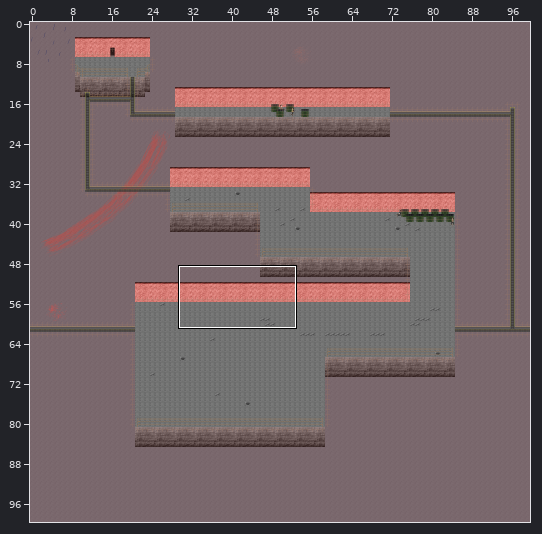
Two versions of a level (Tiled map, res/maps/balcony4.tmx). Above, an overview of the earlier version with the close-up marked.
Close-up. Before the commit:
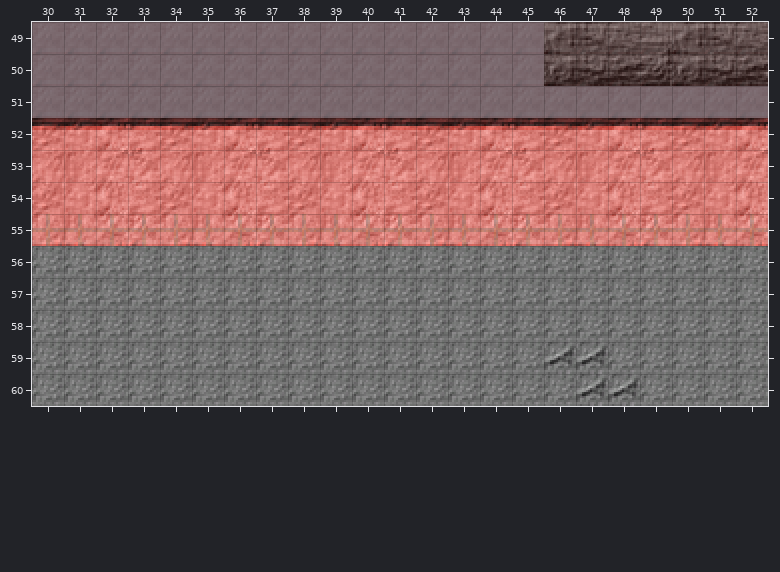
Cells are 16x16 px. Shown: x 30..52, y 49..60. The commit also changed other parts of the map, which this record leaves out.
After the commit:
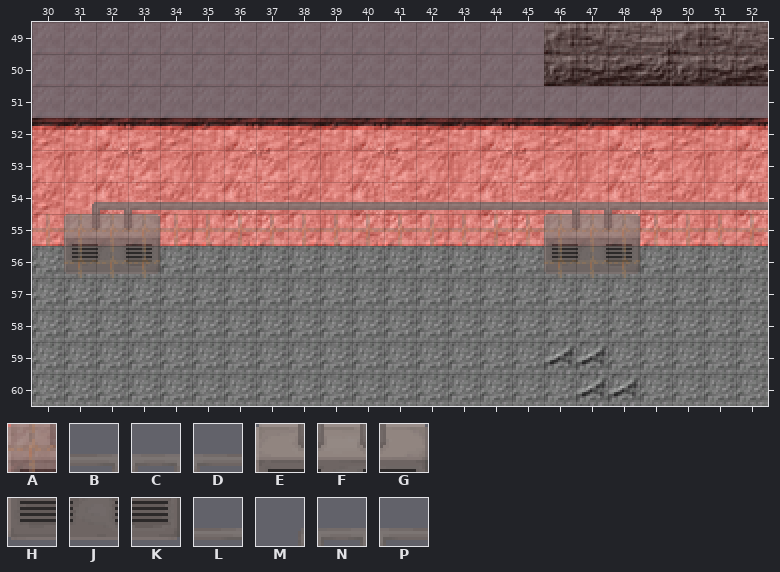
Key: from "industrial": A 27, B 109, C 110, D 111, E 117, F 118, G 119, H 122, J 123, K 124, L 129, M 130, N 131, P 132.
_ is an empty cell.
See-through tiles are keyed as they look on the map.
Difference:
{"where": "layer \"props\""}
{"y":54,"x":31,"old":"______________________","new":"MNPLLLLLLLLLLLLBCDLLLL"}
{"y":55,"x":31,"old":"___","new":"EFG"}
{"y":55,"x":46,"old":"___","new":"EFG"}
{"y":56,"x":31,"old":"___","new":"HJK"}
{"y":56,"x":46,"old":"___","new":"HJK"}
{"where": "layer \"collision\""}
{"y":56,"x":31,"old":"___","new":"AAA"}
{"y":56,"x":46,"old":"___","new":"AAA"}
{"label":"added","picture_box":[64,202,768,278]}
